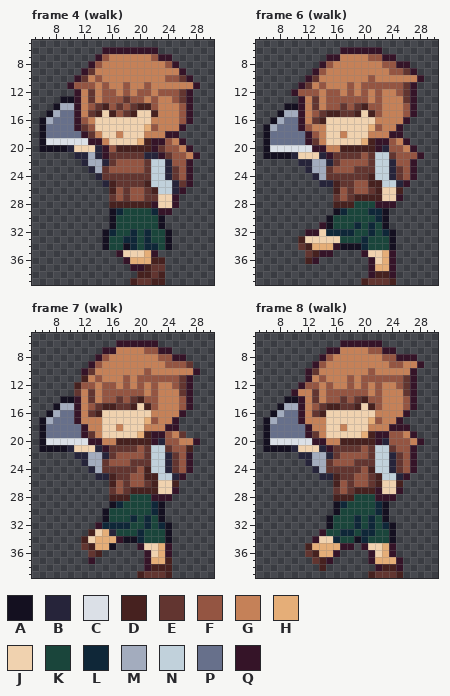
A pixel-art file gets an edit: Sprites/Npcs/18fps_limitPallete_PIL_HomeTown_NPC_genericgirl.aseprite. The picture above is the old version.
40x40 pixels, 18 frames. Shown: frame 4 (walk): x 5..30, y 5..39; frame 6 (walk): x 5..30, y 5..39; frame 7 (walk): x 5..30, y 5..39; frame 8 (walk): x 5..30, y 5..39. The commit also changed other frames, which this record leaves out.
Palette (. is transparent): A #141020  B #26243a  C #dbe0e7  D #46211f  E #623530  F #945542  G #c58158  H #e5ae78  J #f0d2af  K #1a453b  L #0f2738  M #a3acbe  N #c1d1db  P #67708b  Q #351428
Pixels before, frame 4 (walk), first column x 6:
 6 .........QQQQQQQQ......
 7 ........QFGGGGGGFQQ....
 8 .......QFGGGGGGGGGFQ...
 9 ......QEGGGGGGGGGGGGQ..
10 .....QEGFGGGGGGGGGFFEQ.
11 ....QFFFGFGGFGGFGGGGGGQ
12 .....QGEGFFGFGFFGFFFEQ.
13 ...AAQGEGFFFEFFGFGGFEQ.
14 ..AMMQGFEDFEFEDDFGGGFQ.
15 .AMPPQGEDJDFEDJJDGGGFQ.
16 AMPPPQFGJJJJJJJJGGGGFQ.
17 APPPPQEFJJJJJJJHFGGGQ..
18 APPPPPQEGJJGJJJGGGQQ...
19 ACCCCCCQQGJJJJHDQQFGQ..
20 AAAABJJJBQFDDDDDQEFFGQ.
21 .....BBMBQEEEEEBBQEFFGQ
22 ......BMMBEFFFFENNBFFQ.
23 .......BMEFFFFFENNBEFQ.
24 ........BEEEEEEENNBEFQ.
25 .........BDEEEEDNNNBEQ.
26 ..........DFEFFEDNNBQ..
27 ..........EFEFFEEJJQ...
28 ..........DDDDDDQJJQ...
29 ..........ALKKKKLQQ....
30 ..........AKKKKKKA.....
31 ..........AKKKKKKA.....
32 .........ALKKLKLKKA....
33 .........AKKLLKLKKA....
34 .........AKKALKLLKA....
35 ...........QJJJHQ......
36 ............QHHHDD.....
37 .............QQDEE.....
38 ..............DDED.....
39 .............DEEDD.....
Pixels before, frame 6 (walk), first column x 6:
 6 ...........QQQQQQ......
 7 .........QQGGGGFFQQ....
 8 ........QFGGGGGGGFFQQ..
 9 .......QFGGGGGGGGGFFEQ.
10 ......QEGGGGGGGFGGGGGGQ
11 .....QEGFGGGFGFFFFFFEQ.
12 ....QFFFGFFGFGFGFGGFEQ.
13 .....QGEGFFFFFFGFGGGEQ.
14 ...AAQGEGFFEFEDFFGGGFQ.
15 ..AMMQGFEDDEEDJDFGGGFQ.
16 .AMPPQGEDJJJJJJJGGGGQ..
17 AMPPPQFGGJJJJJJHFGGQ...
18 APPPPPQFGJJGJJJGGGQQ...
19 APPPPPQEGJJJJJHDQQFGQ..
20 ACCCCCCQQGGDDDDDQBFFGQ.
21 AAAABJJJBQEEEEFENNEFFFQ
22 .....BBMMBEFFFFENNBFFQ.
23 ......BMMEFFFEEENNBEFQ.
24 .......BMEEEEEEDNNBEFQ.
25 ........BBDEEFFDDNNBQ..
26 ..........DFEFFEDJJD...
27 ..........EFEDDDDJJQ...
28 ..........DDDKKKQQQ....
29 ..........ALKKKLLA.....
30 .........AKKKKKKLA.....
31 ........QAKKKLKLKA.....
32 ......QQJLLLLKKLKLA....
33 .....DJJJJJKKKLKKKA....
34 .....EDHHHQAAALKKKA....
35 ......EDQQ....QJJHQ....
36 ......DQ.......QJHQ....
37 ...............QHHQ....
38 ...............QDDQ....
39 ..............DEEED....
Pixels before, frame 7 (walk), first column x 6:
 6 ...........QQQQQQ......
 7 .........QQGGGGFFQQ....
 8 ........QFGGGGGGGFFQQ..
 9 .......QFGGGGGGGGGFFFE.
10 ......QEGGGGGGGFGGGGGGQ
11 ......DGFGGGFGFFFFFFEQ.
12 .....DFFGFFGFGFGFGGFEQ.
13 .....EGEGFFFFFFGFGGGEQ.
14 ...AAQGEGFFEFEDFFGGGFQ.
15 ..AMMQGFEDDEEDJDFGGGFQ.
16 .AMPPQGEDJJJJJJJGGGGQ..
17 AMPPPQGGGJJJJJJHFGGQ...
18 APPPPPQGGJJGJJJGGGQQ...
19 APPPPPQEGJJJJJHDQQFGE..
20 ACCCCCCQQGGDDDDDQBFFGGQ
21 AAAABJJJBQEEEEFENNEFFD.
22 .....BBMMBEFFFFENNBEFQ.
23 ......BMMEFFFEEENNBEFQ.
24 .......BMEEEEEFDNNBEFQ.
25 ........BBDEEFFDDNNBQ..
26 ..........DFEFFEDJJD...
27 ..........EFEDDDDJJQ...
28 ..........DDDKKKQQQ....
29 ..........ALKKKKLA.....
30 .........AKKKKKKLA.....
31 .........AKKKLKLKA.....
32 ........QLLLLKKLKLA....
33 .......DJHBKKKLKKKA....
34 ......DJHHHQAALKKKA....
35 ......EDHHA...QJJHQ....
36 .......ED......QJHQ....
37 .......Q.......QHHD....
38 ...............QDDD....
39 ..............DEEED....
Pixels before, frame 8 (walk), first column x 6:
 6 ...........QQQQQQ......
 7 .........QQGGGGFFQQ....
 8 ........QFGGGGGGGFFQQQ.
 9 .......QFGGGGGGGGGFFGGQ
10 ......QEGGGGGGGFGGGGGQ.
11 ......QGFGGGFGFFFFFFEQ.
12 .....QFFGFGGFGFGFGGFEQ.
13 ....QGGEGFFFFFFGFGGGEQ.
14 ...AAQGEGFFEFEDFFGGGFQ.
15 ..AMMQGFEDDEEDJDFGGGFQ.
16 .AMPPQGEDJJJJJJJGGGGQ..
17 AMPPPQGGGJJJJJJHFGGQ...
18 APPPPPQGGJJGJJJGGGQQQ..
19 APPPPPQEGJJJJJHDQQFFGQ.
20 ACCCCCCQQGGDDDDDQBFFFGQ
21 AAAABJJJBQEEEEFENNEFFQ.
22 .....BBMMBEFFFFENNBEFQ.
23 ......BMMEFFFEEENNBEFQ.
24 .......BMEEEEEFDNNBEFQ.
25 ........BBDEEFFEDNNBQ..
26 ..........DFEFFEDJJD...
27 ..........EFEDDDQJJQ...
28 ..........DDDKKKQQQ....
29 ..........ALKKKKLA.....
30 ..........AKKKKKLA.....
31 .........AKKKLKLKA.....
32 .........AKKKLKLKLA....
33 ........QKKLLKLLKKA....
34 .......QJJLKKALKKKA....
35 ......DHHHHQQ.QJJHQ....
36 ......EDHHQ....QJHQ....
37 .......EDQ.....QHHHQ...
38 ........D.......QDDQ...
39 ...............DEEED...
The result:
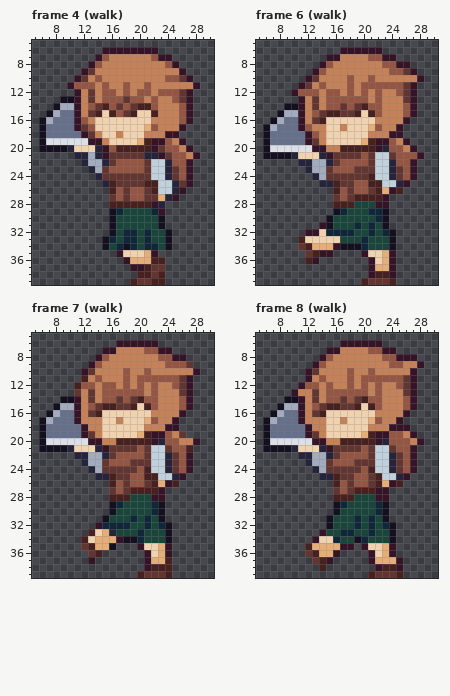
Diff:
{"where": "frame 4 (walk)"}
{"frame":4,"y":25,"x":22,"old":"N","new":"D"}
{"frame":4,"y":27,"x":23,"old":"JJ","new":"HB"}
{"frame":4,"y":28,"x":23,"old":"JJQ","new":"B.."}
{"frame":4,"y":29,"x":24,"old":"Q","new":"."}
{"frame":4,"y":32,"x":15,"old":"AL","new":".A"}
{"frame":4,"y":32,"x":18,"old":"K","new":"L"}
{"frame":4,"y":33,"x":16,"old":"K","new":"L"}
{"frame":4,"y":34,"x":17,"old":"K","new":"L"}
{"where": "frame 6 (walk)"}
{"frame":6,"y":10,"x":18,"old":"G","new":"F"}
{"frame":6,"y":17,"x":17,"old":"J","new":"G"}
{"frame":6,"y":18,"x":17,"old":"G","new":"J"}
{"frame":6,"y":26,"x":23,"old":"JJ","new":"HQ"}
{"frame":6,"y":27,"x":23,"old":"JJQ","new":"Q.."}
{"frame":6,"y":28,"x":24,"old":"Q","new":"."}
{"where": "frame 7 (walk)"}
{"frame":7,"y":10,"x":18,"old":"G","new":"F"}
{"frame":7,"y":17,"x":17,"old":"J","new":"G"}
{"frame":7,"y":18,"x":17,"old":"G","new":"J"}
{"frame":7,"y":26,"x":23,"old":"JJ","new":"HQ"}
{"frame":7,"y":27,"x":23,"old":"JJQ","new":"Q.."}
{"frame":7,"y":28,"x":24,"old":"Q","new":"."}
{"frame":7,"y":30,"x":15,"old":"AK","new":".A"}
{"where": "frame 8 (walk)"}
{"frame":8,"y":10,"x":18,"old":"G","new":"F"}
{"frame":8,"y":17,"x":17,"old":"J","new":"G"}
{"frame":8,"y":18,"x":17,"old":"G","new":"J"}
{"frame":8,"y":26,"x":23,"old":"JJ","new":"HQ"}
{"frame":8,"y":27,"x":23,"old":"JJQ","new":"Q.."}
{"frame":8,"y":28,"x":24,"old":"Q","new":"."}
{"frame":8,"y":33,"x":20,"old":"L","new":"K"}
